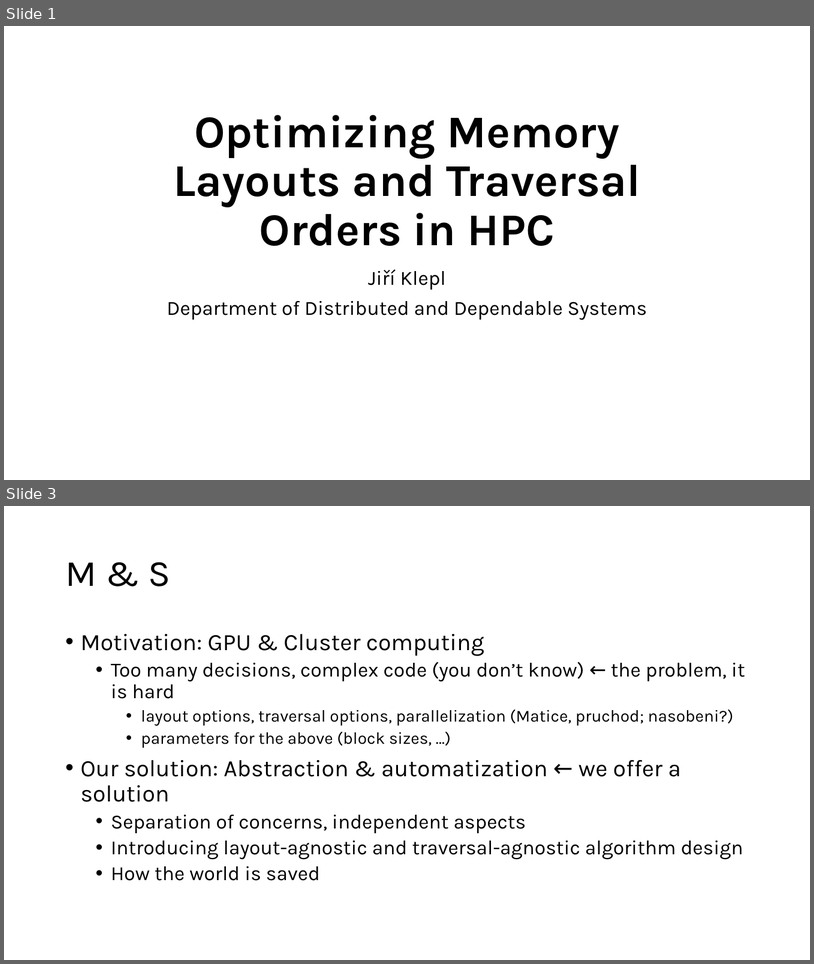
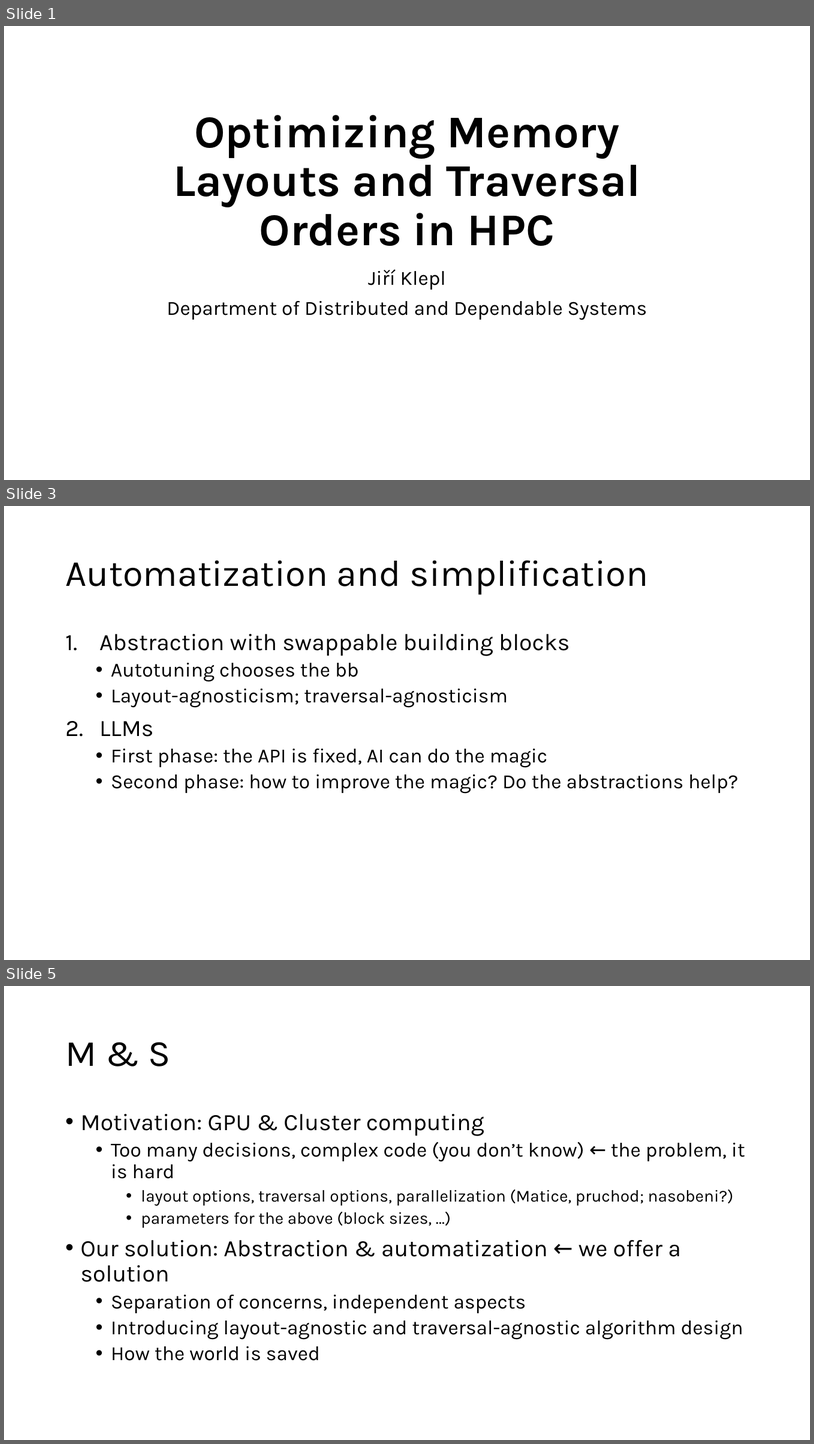
Before and after one commit to jiriklepl/phd-thesis, a slide deck: slides/Optimizing Memory Layouts and Traversal Orders in High-Performance Computing.pptx. Shown one above the other, each under a label of ours: slides 1 and 3 before the commit, slides 1, 3 and 5 after it; the slides between them are not shown. The pictures are 814x964 and 814x1444 pixels, drawn with LibreOffice and Linux fonts; fonts in the diff are those of the drawing. Boxes give left, top, right and bottom in pixels: in the first picture for what was removed or moved away, otherwise in the second. Text is boxed around its words. In the diff, an @@ line names an element or a change of style, - is before the commit and + after.

```diff
--- a/slides/Optimizing Memory Layouts and Traversal Orders in High-Performance Computing.pptx
+++ b/slides/Optimizing Memory Layouts and Traversal Orders in High-Performance Computing.pptx
@@ slide 3 added at bbox=[4, 506, 810, 960], background #FFFFFF @@
@@ title added at bbox=[65, 560, 648, 595], 44 pt, text #000000 @@
+Automatization and simplification
@@ text added at bbox=[99, 634, 738, 793], 24 pt, text #000000 @@
+1. Abstraction with swappable building blocks
+  • Autotuning chooses the bb
+  • Layout-agnosticism; traversal-agnosticism
+2. LLMs
+  • First phase: the API is fixed, AI can do the magic
+  • Second phase: how to improve the magic? Do the abstractions help?
@@ what was slide 3 is now slide 5 @@
```
Also in this commit, not shown: 2 other slides added, 1 slide removed.
